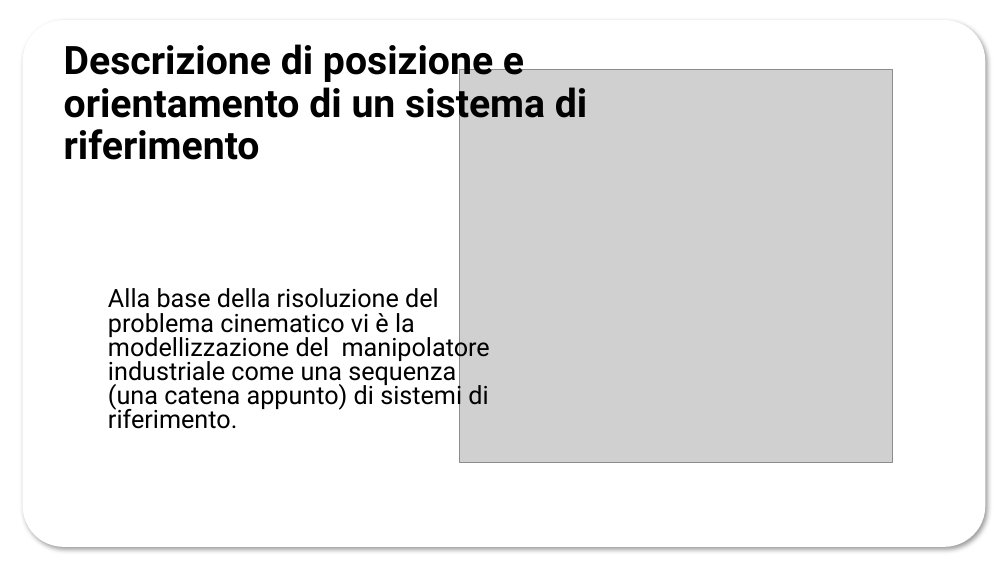
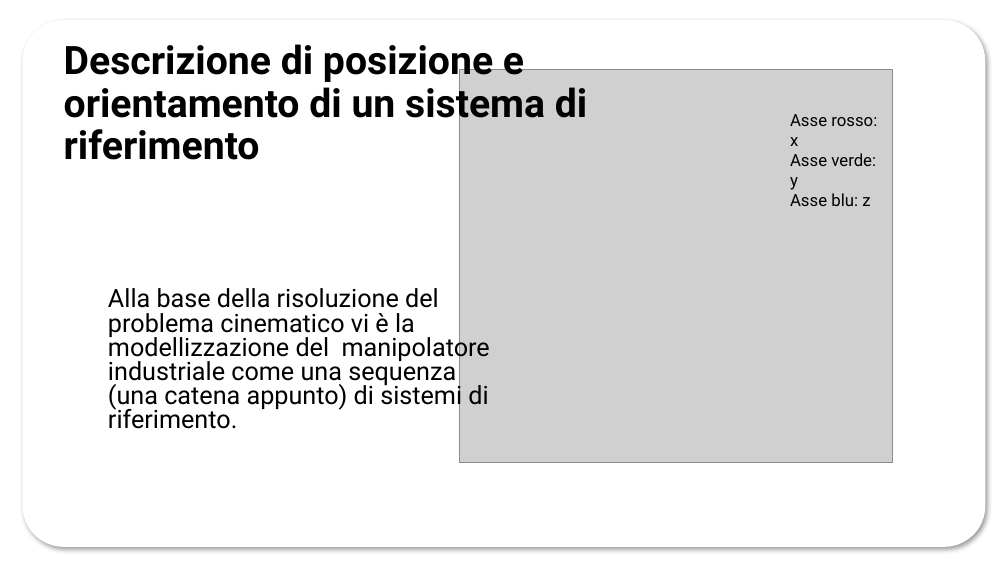
Before and after one commit to mpiffari/SourceCode_BachelorDegree, a slide deck: slide 30 of ABB_KMRosso.pptx. Drawn at 1008x567 pixels with LibreOffice and Linux fonts; fonts in the diff are those of the drawing; grey boxes stand for pictures; background and template pictures are left out. Boxes give left, top, right and bottom in pixels: in the first picture for what was removed or moved away, otherwise in the second. Text is boxed around its words. In the diff, an @@ line names an element or a change of style, - is before the commit and + after.

```diff
--- a/ABB_KMRosso.pptx
+++ b/ABB_KMRosso.pptx
@@ text added at bbox=[790, 114, 877, 206], 12 pt, text #000000 @@
+Asse rosso: x
+Asse verde: y
+Asse blu: z
```
Also in this commit, not shown: 2 other slides changed, 4 slides added, 4 slides removed.
